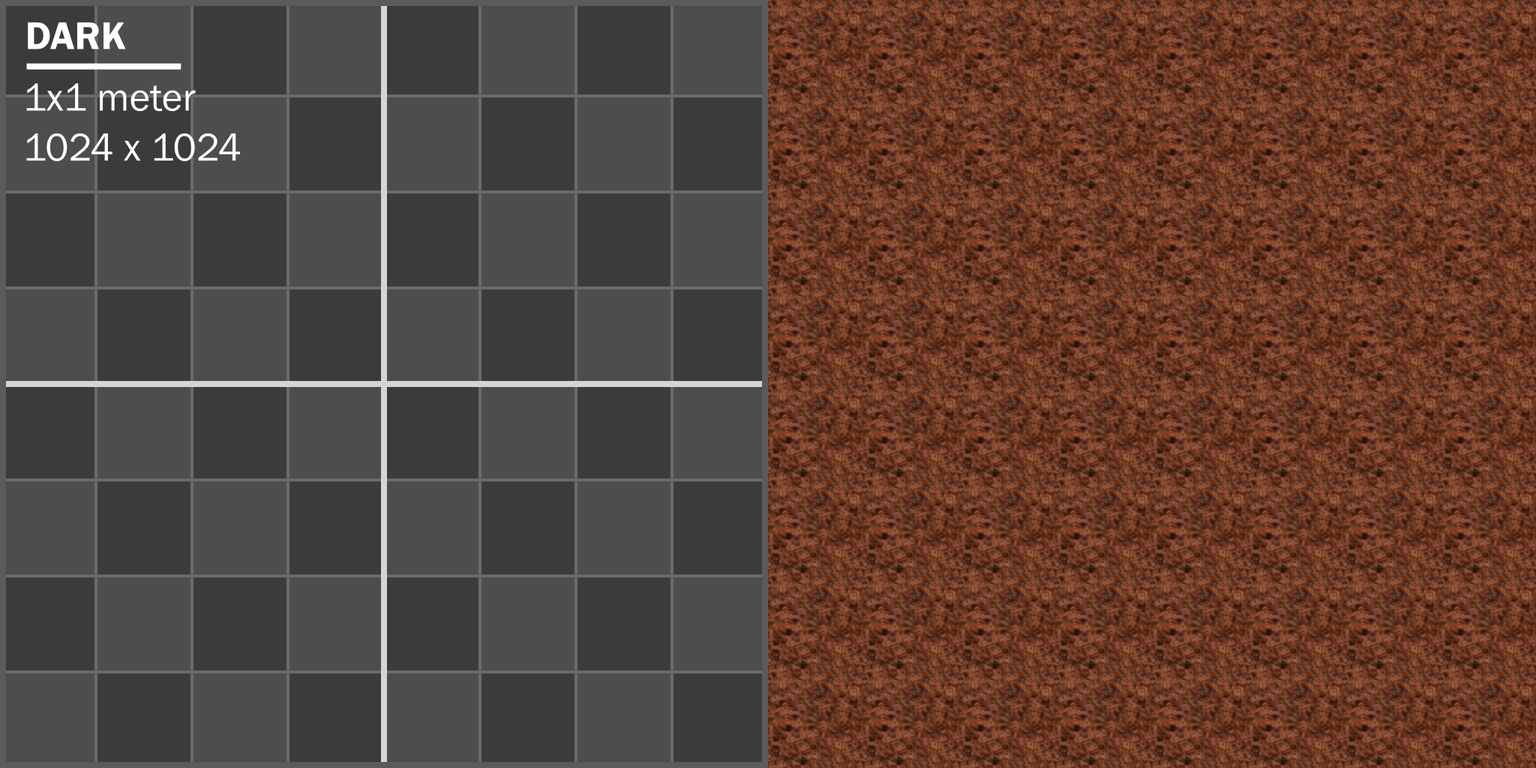
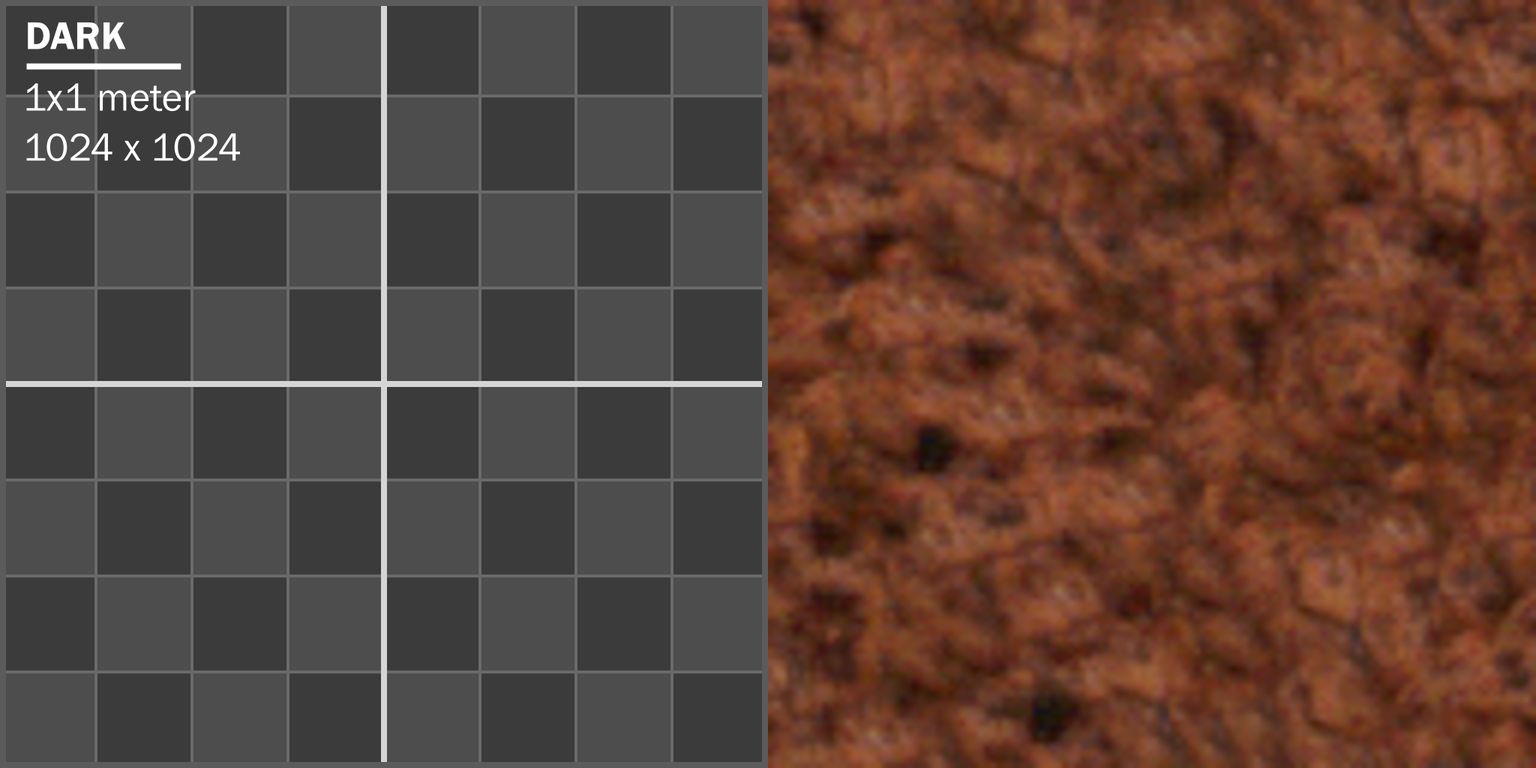
Comparing the layer stacks of the two 1536x768 images. Changes:
renamed "Layer" to "walnut.pat copy", painted on it over left=767, top=0, right=1536, bottom=768
